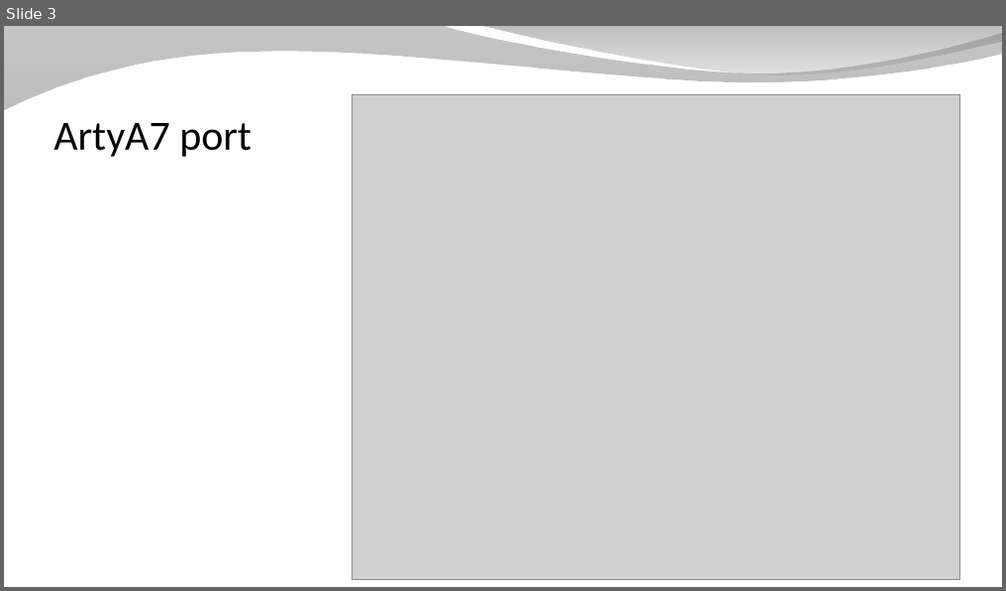
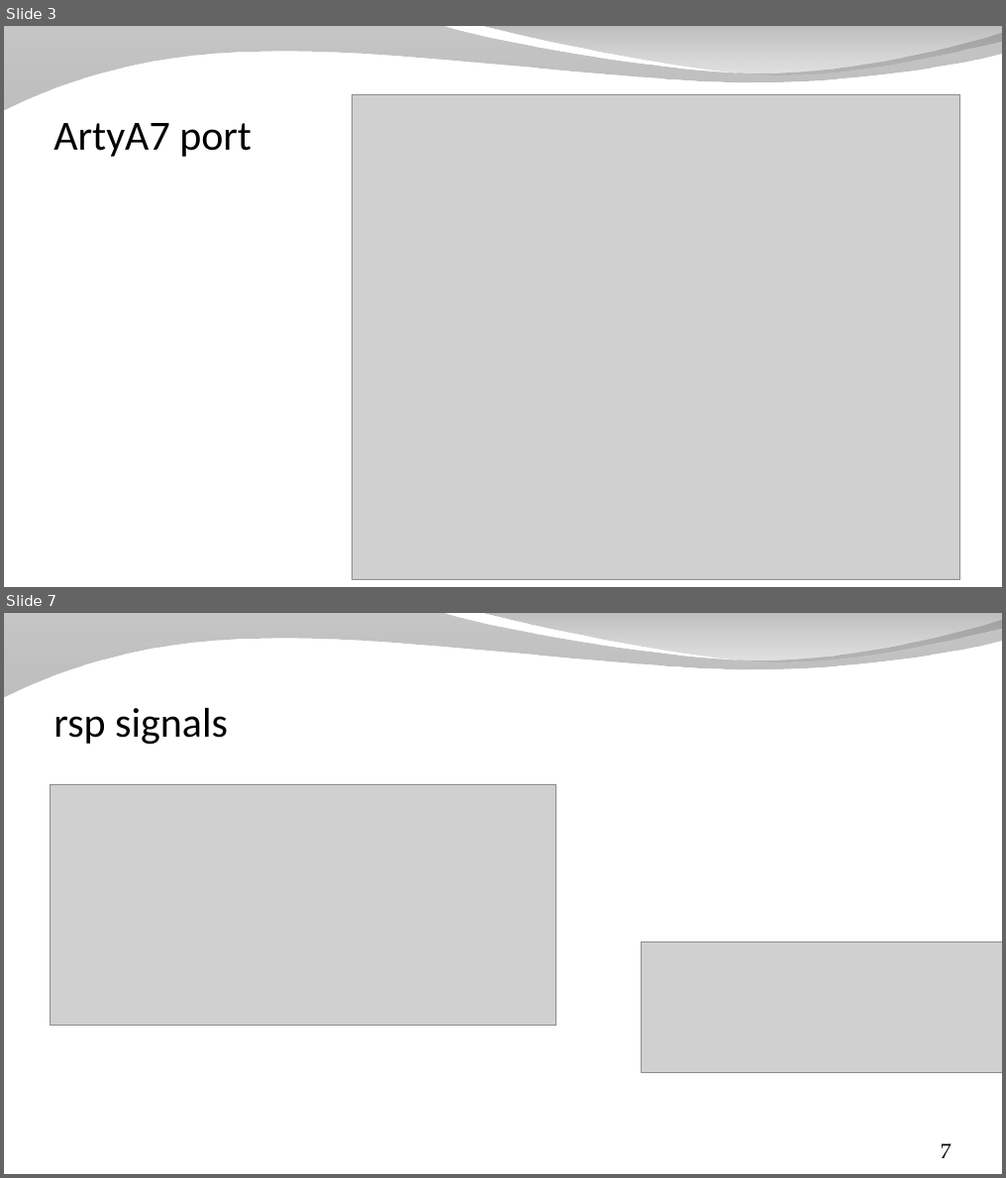
Before and after one commit to SpinalHDL/SpinalDoc, a slide deck: presentation/en/workshop/saxonsoc.odp. Shown one above the other, each under a label of ours: slide 3 before the commit, slides 3 and 7 after it; the slides between them are not shown. The pictures are 1006x591 and 1006x1178 pixels, drawn with LibreOffice and Linux fonts; fonts in the diff are those of the drawing; grey boxes stand for pictures; background and template pictures are left out. Boxes give left, top, right and bottom in pixels: in the first picture for what was removed or moved away, otherwise in the second. Text is boxed around its words. In the diff, an @@ line names an element or a change of style, - is before the commit and + after.

```diff
--- a/presentation/en/workshop/saxonsoc.odp
+++ b/presentation/en/workshop/saxonsoc.odp
@@ slide 7 added at (4, 613, 1002, 1174), background picture (left out); not listed: 2 template elements that a slide beside it also shows @@
@@ title added at (54, 708, 228, 745), 40 pt, text #000000 @@
+rsp signals
@@ picture added at (50, 784, 556, 1025) @@
@@ picture added at (641, 942, 1002, 1073) @@
@@ page number added at (941, 1144, 951, 1158), 20 pt, text #000000 @@
+7
```
Also in this commit, not shown: 3 slides changed, 4 other slides added, 4 other files.
